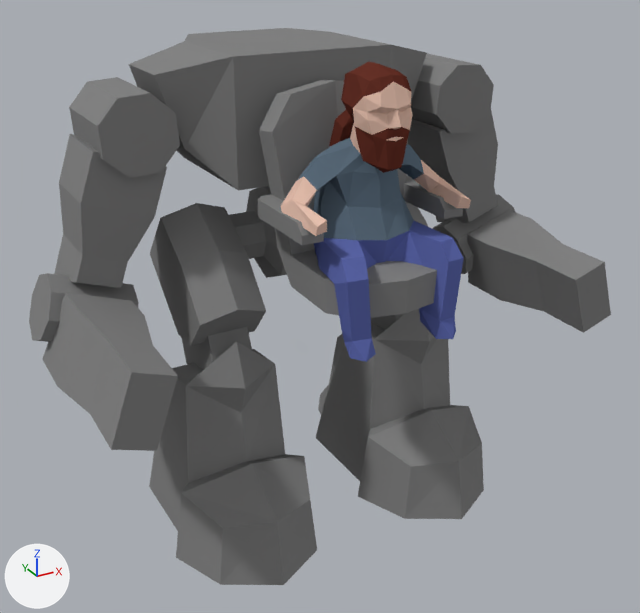
A saved change to the Blender file src/assets/models/player_mech.blend.
Before and after are seen from a 50 mm lens placed at (-4.18, -8.37, 3.14), pointed at (0.05, -0.68, -0.7). Every picture has the same lights, and +X, +Y and +Z are marked at lower left.

In view in the first picture: 'body', 'head', 'pilot'.
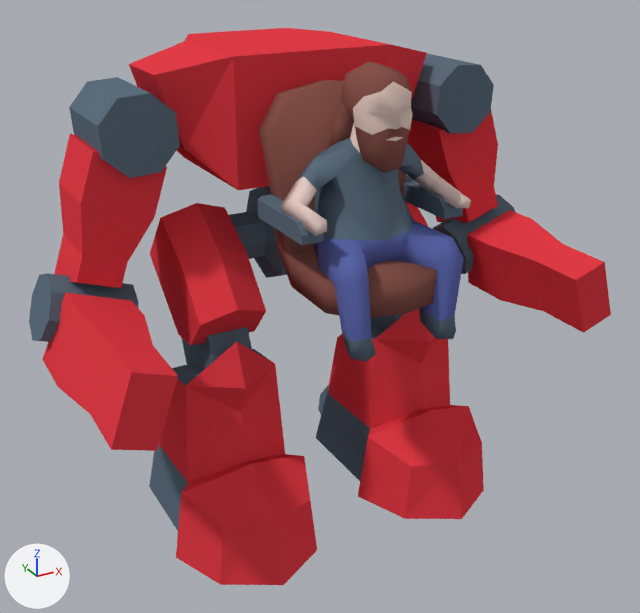
Commit message: feat: new player colors

Boxes [x1, y1, x2, y2] around the edits, measured in the pictures (640 x 613 px):
'pilot', shading changed, recoloured
    both: [281, 62, 471, 362]
part 1 of me_cube_007, recoloured (grey to red)
    both: [43, 28, 532, 386]
part 2 of me_cube_007, recoloured (grey to red)
    both: [58, 219, 611, 451]
part 3 of me_cube_007, recoloured (grey to red)
    both: [185, 32, 391, 191]
part 4 of me_cube_007, recoloured (grey to brown)
    both: [275, 189, 437, 318]
part 5 of me_cube_007, recoloured (grey to brown)
    both: [259, 80, 408, 201]
part 6 of me_cube_007, recoloured
    both: [229, 186, 287, 278]
part 7 of me_cube_007, recoloured (grey to blue)
    both: [29, 194, 515, 342]
part 8 of me_cube_007, recoloured (grey to blue)
    both: [69, 54, 479, 159]
part 9 of me_cube_007, recoloured (grey to blue)
    both: [258, 175, 463, 245]
part 10 of me_cube_007, recoloured (grey to blue)
    both: [98, 65, 494, 178]
part 11 of me_cube_002, recoloured (grey to red)
    both: [150, 202, 436, 412]
part 12 of me_cube_002, recoloured (grey to red)
    both: [159, 338, 484, 585]
part 13 of me_cube_002, recoloured
    both: [328, 334, 344, 393]
part 14 of me_cube_002, recoloured
    both: [316, 385, 370, 481]
part 15 of me_cube_002, recoloured
    both: [172, 314, 404, 386]
part 16 of me_cube_002, recoloured (grey to blue)
    both: [149, 445, 188, 531]
part 17 of me_icosphere, shading changed
    both: [296, 138, 464, 341]
part 18 of me_icosphere, recoloured
    both: [341, 308, 456, 362]
part 19 of me_icosphere, recoloured (beige to grey)
    both: [281, 81, 471, 236]
part 20 of me_icosphere, recoloured (red to brown)
    both: [329, 62, 411, 173]

Patch to the scene script:
```diff
--- a/src/assets/models/player_mech.blend.py
+++ b/src/assets/models/player_mech.blend.py
@@ mat_brown @@
+mat_brown = diffuse_material('brown')
+mat_brown.base_color = (0.242, 0.0878, 0.0722)  # brown #87544c
@@ mat_bashe @@
+mat_bashe = diffuse_material('bashe')
+mat_bashe.base_color = (0.8, 0.61, 0.556)  # white #e7cdc5
@@ mat_red @@
+mat_red = diffuse_material('red')
+mat_red.base_color = (0.774, 0.046, 0.063)  # red #e43d47
@@ me_cube_007 @@
 me_cube_007.from_pydata(...)  # 159 vertices, 118 faces; spans x 0.0..2.9, y -2.37..1.36, z -0.95..1.98
+# me_cube_007 part 1: 28 of the faces centred in x 0.28..2.73, y -0.86..1.24, z -0.84..1.98 switch from mat_material (grey #848484) to mat_red (red #e43d47)
+# me_cube_007 part 2: 9 of the faces centred in x 2.18..2.67, y -2.27..-1.34, z -0.83..-0.14 switch from mat_material (grey #848484) to mat_red (red #e43d47)
+# me_cube_007 part 3: 2 of the faces centred in x 0.43, y -0.68..-0.06, z 1.35..1.98 switch from mat_material (grey #848484) to mat_red (red #e43d47)
+# me_cube_007 part 4: all 11 faces centred in x 0.22..0.64, y -2.33..-0.97, z -0.11..0.45 switch from mat_material (grey #848484) to mat_brown (brown #87544c)
+# me_cube_007 part 5: all 5 faces centred in x 0.25..0.7, y -1.19..-0.89, z 1.01..1.69 switch from mat_material (grey #848484) to mat_brown (brown #87544c)
+# me_cube_007 part 6: 34 of the faces centred in x 0.08..0.7, y -0.82..0.53, z -0.48..0.81 switch from mat_material (grey #848484) to mat_skirt (blue #5e6f7f)
+# me_cube_007 part 7: 10 of the faces centred in x 1.99..2.79, y -0.64..-0.05, z -0.65..-0.1 switch from mat_material (grey #848484) to mat_skirt (blue #5e6f7f)
+# me_cube_007 part 8: 9 of the faces centred in x 1.44..2.16, y -0.23..0.25, z 1.0..1.71 switch from mat_material (grey #848484) to mat_skirt (blue #5e6f7f)
+# me_cube_007 part 9: 8 of the faces centred in x 0.64..0.85, y -2.0..-1.03, z 0.56..0.74 switch from mat_material (grey #848484) to mat_skirt (blue #5e6f7f)
+# me_cube_007 part 10: 1 of the faces centred in x 1.8, y -0.72, z 1.36 switch from mat_material (grey #848484) to mat_skirt (blue #5e6f7f)
@@ me_cube_002 @@
 me_cube_002.from_pydata(...)  # 70 vertices, 62 faces; spans x 0.31..1.91, y -2.03..0.83, z -2.99..0.49
+# me_cube_002 part 11: 17 of the faces centred in x 0.75..1.45, y -1.09..0.16, z -1.24..0.25 switch from mat_material (grey #848484) to mat_red (red #e43d47)
+# me_cube_002 part 12: 14 of the faces centred in x 0.43..1.78, y -1.83..-0.57, z -2.66..-1.69 switch from mat_material (grey #848484) to mat_red (red #e43d47)
+# me_cube_002 part 13: 3 of the faces centred in x 0.68..1.54, y 0.07..0.33, z -2.01..-1.86 switch from mat_material (grey #848484) to mat_red (red #e43d47)
+# me_cube_002 part 14: 14 of the faces centred in x 0.5..1.58, y -1.61..0.83, z -2.99..-2.57 switch from mat_material (grey #848484) to mat_skirt (blue #5e6f7f)
+# me_cube_002 part 15: 13 of the faces centred in x 0.87..1.31, y -0.96..-0.05, z -1.41..-0.56 switch from mat_material (grey #848484) to mat_skirt (blue #5e6f7f)
+# me_cube_002 part 16: 1 of the faces centred in x 1.71, y -0.44, z -2.6 switch from mat_material (grey #848484) to mat_skirt (blue #5e6f7f)
@@ me_icosphere @@
 me_icosphere.from_pydata(...)  # 127 vertices, 127 faces; spans x 0.0..0.84, y -0.94..0.4, z -0.82..1.62
+# me_icosphere part 17: all faces are now shaded smooth (127 of 127 changed)
+# me_icosphere part 18: all 9 faces centred in x 0.34..0.55, y -0.89..-0.57, z -0.78..-0.66 switch from mat_jeans (blue #5e69ad) to mat_skirt (blue #5e6f7f)
+# me_icosphere part 19: all 33 faces that had it switch from mat_skin (beige #e7c1af) to mat_bashe (white #e7cdc5)
+# me_icosphere part 20: all 47 faces that had it switch from mat_hear (dark red #653127) to mat_brown (brown #87544c)
+me_icosphere.materials.append(mat_light_grey)  # blue #5e6f7f
```
